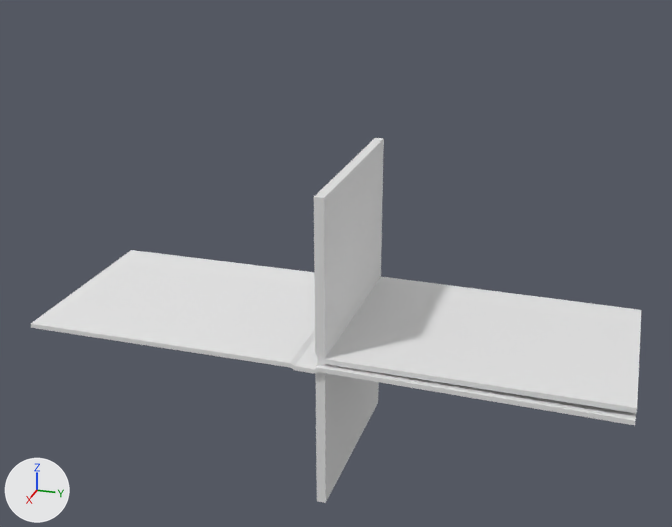
The Blender file Scene/intro.blend as it was, and as the next commit left it.
Both versions are drawn from a 50 mm camera at (8.71, 2.77, 4.64) aimed at (0.01, -0.02, 0.73). The axes (+X, +Y, +Z) are drawn at lower left. The lights are the same throughout.

The scene before the commit, as lines of its bpy script (objects in view):
```python
me_cover = bpy.data.meshes.new('Cover')
me_cover.from_pydata(...)  # 24 vertices, 22 faces; spans x -1.1..1.1, y -3.15..3.15, z 0.0..0.08
me_cover.materials.append(mat_material)  # white #e7e7e7
me_fakepages = bpy.data.meshes.new('FakePages')
me_fakepages.from_pydata(...)  # 258 vertices, 105 faces; spans x -1.05..1.05, y -3.1..3.1, z 0.07..3.12
me_fakepages.polygons.foreach_set('use_smooth', [True] * 105)
me_pages = bpy.data.meshes.new('Pages')
me_pages.from_pydata(...)  # 90 vertices, 40 faces; spans x -1.05..1.05, y -3.1..3.1, z 0.17..3.12
me_pages.polygons.foreach_set('use_smooth', [True] * 40)
ob_cover = bpy.data.objects.new('Cover', me_cover)
ob_cover.location = (0.0, 0.0, 0.0)
ob_fakepages = bpy.data.objects.new('FakePages', me_fakepages)
ob_fakepages.location = (0.0, 0.03, 0.12)
ob_fakepages.rotation_euler = (-1.571, 0.0, 0.0)  # degrees (-90, 0, 0)
ob_fakepages.scale = (1.0, 0.55, 1.0)
ob_pages = bpy.data.objects.new('Pages', me_pages)
ob_pages.location = (0.0, 0.15, -0.05)
ob_pages.scale = (1.0, 0.95, 1.0)
ob_pages.hide_render = True
```
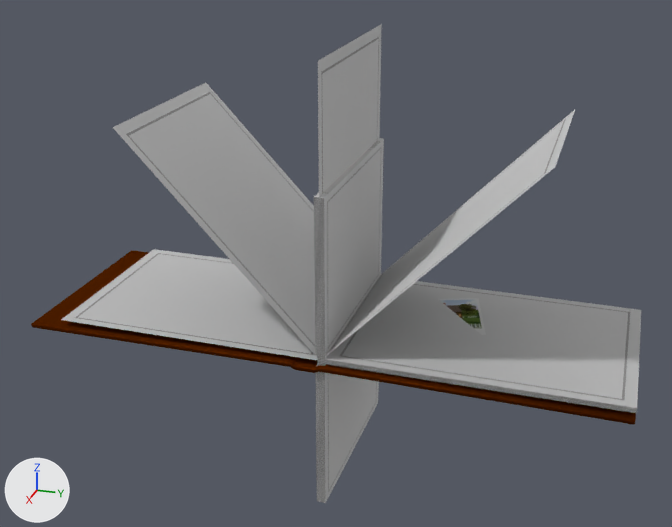
Pixel boxes [x1, y1, x2, y2] of what changed, in the pictures (672 x 527 px):
'Pages', shown
    after: [61, 24, 575, 360]
'FakePages', recoloured (white to grey)
    both: [314, 138, 641, 503]
'Image', added
    after: [438, 298, 486, 335]
part 1 of me_cover, built on
    both: [31, 250, 636, 425]

Diff of the bpy script that builds the scene:
```diff
--- a/Scene/intro.blend.py
+++ b/Scene/intro.blend.py
@@ img_page_png @@
+img_page_png = load_image('page.png', 'Textures/Intro/page.png', 256, 256, 'sRGB')
@@ img_title_png @@
+img_title_png = load_image('title.png', 'Textures/Intro/title.png', 256, 256, 'sRGB')
@@ img_image_png @@
+img_image_png = load_image('image.png', 'Textures/Intro/image.png', 256, 256, 'sRGB')
@@ mat_pagesmaterial @@
+mat_pagesmaterial = bpy.data.materials.new('PagesMaterial')
+# uses the picture img_page_png
@@ mat_covermaterial @@
+mat_covermaterial = bpy.data.materials.new('CoverMaterial')
+# uses the picture img_title_png
@@ mat_imagematerial @@
+mat_imagematerial = bpy.data.materials.new('ImageMaterial')
+# uses the picture img_image_png
@@ me_pages @@
 me_pages.from_pydata(...)  # 90 vertices, 40 faces; spans x -1.05..1.05, y -3.1..3.1, z 0.17..3.12
+me_pages.materials.append(mat_pagesmaterial)
@@ me_cover @@
 # used by ob_cover; location = (0.0, 0.0, 0.0)
-me_cover.from_pydata(...)  # 24 vertices, 22 faces; spans x -1.1..1.1, y -3.15..3.15, z 0.0..0.08
-me_cover.materials.append(mat_material)  # white #e7e7e7
+me_cover.from_pydata(...)  # 88 vertices, 90 faces; spans x -1.1..1.1, y -3.15..3.15, z 0.0..0.07
+# me_cover part 1: 24 vertices removed from x -1.1..1.1, y -3.15..3.15, z 0.0..0.08; 88 vertices added at x -1.1..1.1, y -3.15..3.15, z 0.0..0.07
+# me_cover part 2: the surface is now shaded smooth
+me_cover.materials.append(mat_covermaterial)
@@ me_fakepages @@
 me_fakepages.from_pydata(...)  # 258 vertices, 105 faces; spans x -1.05..1.05, y -3.1..3.1, z 0.07..3.12
+me_fakepages.materials.append(mat_pagesmaterial)
@@ me_plane @@
+me_plane.from_pydata(...)  # 4 vertices, 1 face; spans x -0.93..1.07, y -1.08..0.92, z 0.0
+me_plane.materials.append(mat_imagematerial)
@@ ob_pages @@
 ob_pages.scale = (1.0, 0.95, 1.0)
-ob_pages.hide_render = True
@@ ob_image @@
+ob_image = bpy.data.objects.new('Image', me_plane)
+ob_image.location = (-0.3, 1.2, 0.15)
+ob_image.rotation_euler = (0.0436, 0.0209, 0.262)  # degrees (2.5, 1.2, 15)
+ob_image.scale = (0.425, 0.35, 1.0)
```
